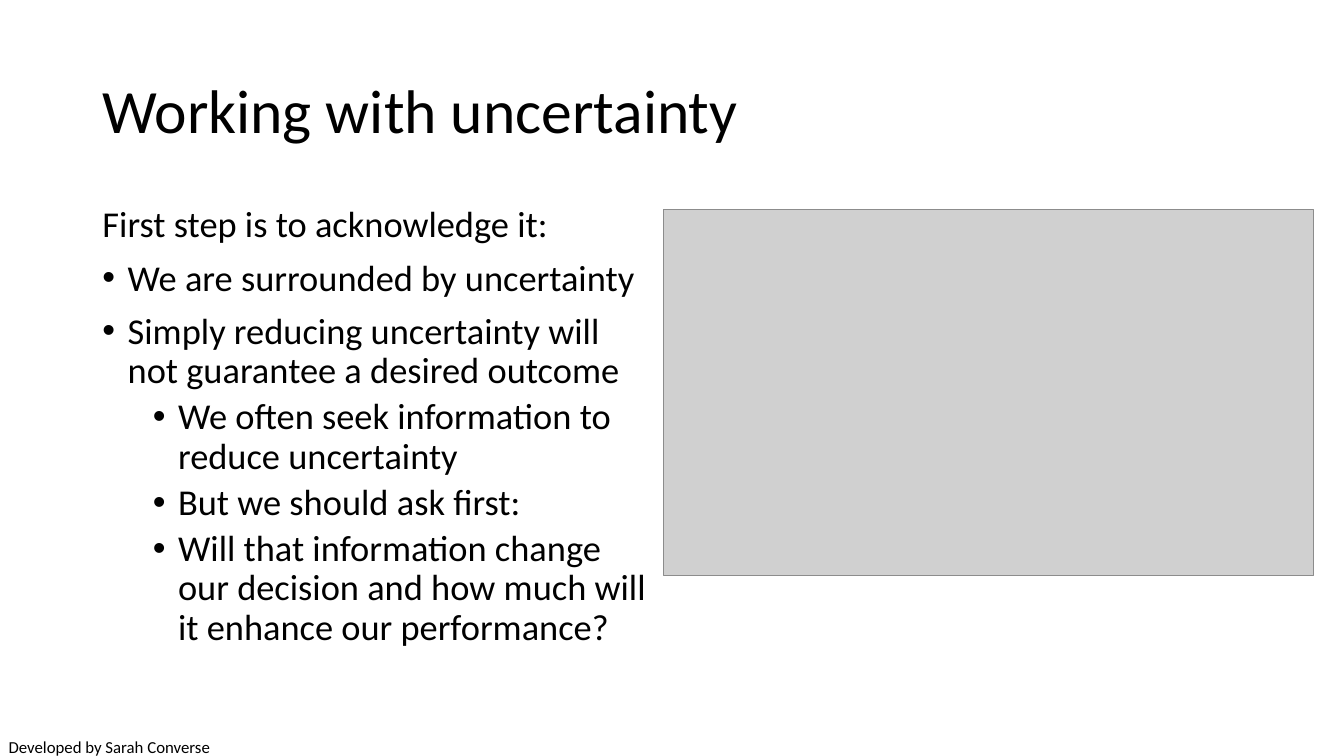
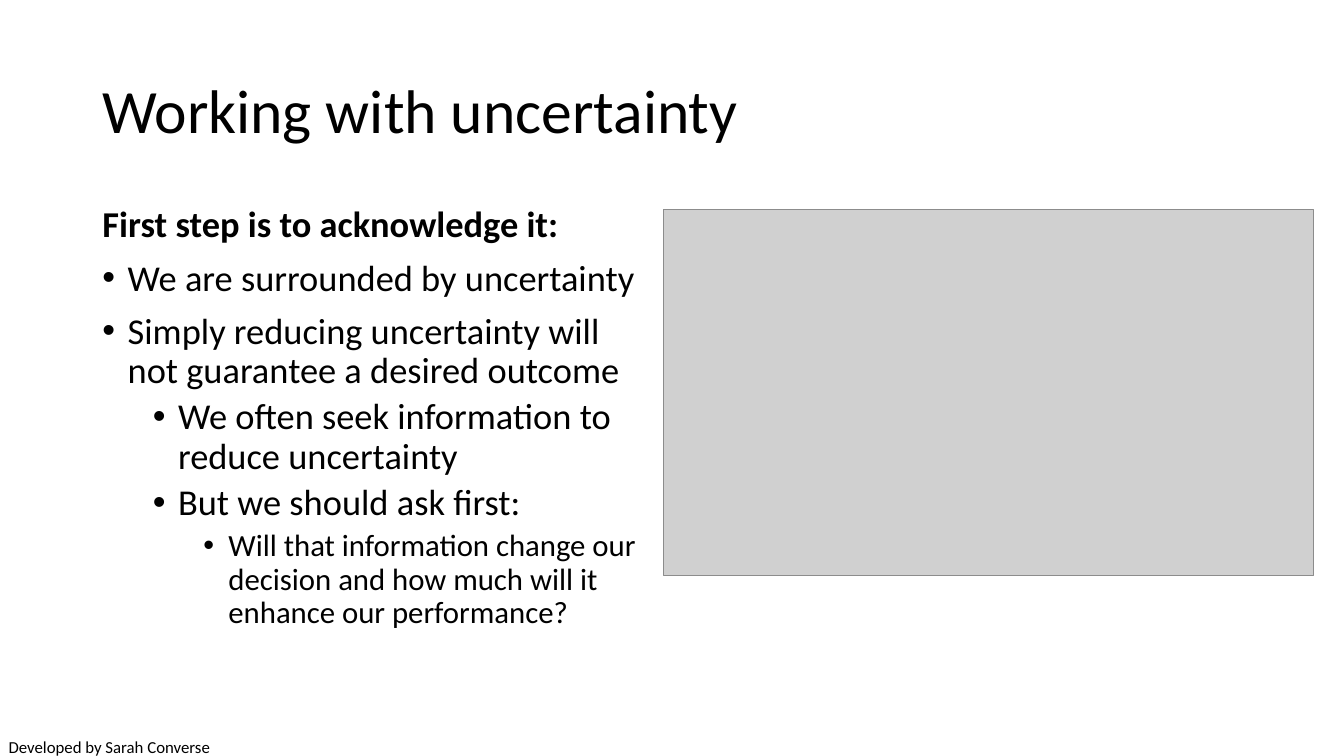
Before and after one commit to briellekthompson/NATR_8001_DecisionAnalysis_Fall25_Mizzou, a slide deck: slide 16 of material/Week6-UncertaintyPart1/Week6_SDM_Mizzou.pptx. Drawn at 1344x756 pixels with LibreOffice and Linux fonts; fonts in the diff are those of the drawing; grey boxes stand for pictures. Boxes give left, top, right and bottom in pixels: in the first picture for what was removed or moved away, otherwise in the second. Text is boxed around its words. In the diff, an @@ line names an element or a change of style, - is before the commit and + after.

```diff
--- a/material/Week6-UncertaintyPart1/Week6_SDM_Mizzou.pptx
+++ b/material/Week6-UncertaintyPart1/Week6_SDM_Mizzou.pptx
@@ text at bbox=[102, 211, 635, 628]: bold on in "First step is to acknowledge it:"; size 26 to 22 pt in "Will that information change our decision and ..."; list level 2 to 3 in "Will that information change our ..." @@
```
Also in this commit, not shown: 7 other slides changed, 3 slides added, 3 slides removed, 3 other files.
